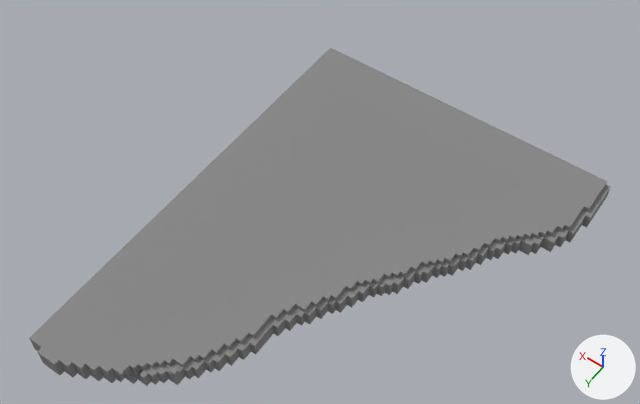
An edit to the OBJ model Assets/Models/Main Island/Main Island-20.obj, drawn before and after from the same camera.
Camera for both pictures: a camera (50 mm lens) standing at (-18.8, 55.4, 134.1) and looking at (37.0, -22.7, 11.3). Arrows for +X, +Y and +Z are at lower right; the lights stay in place. Where no turn or scale is listed for an object, it has been applied to the vertices. Vertices at the same position are counted once.

Before the edit, the objects in view are built like this:
```python
me_main_island_20 = bpy.data.meshes.new('Main Island-20')
me_main_island_20.from_pydata(...)  # 380 vertices, 756 faces; spans x -2.0..63.0, y -63.0..25.0, z 0.0..4.0
me_main_island_20.materials.append(mat_palette)  # picture img_main_island_20_png
ob_main_island_20 = bpy.data.objects.new('Main Island-20', me_main_island_20)
ob_main_island_20.location = (0.0, 0.0, 0.0)
```
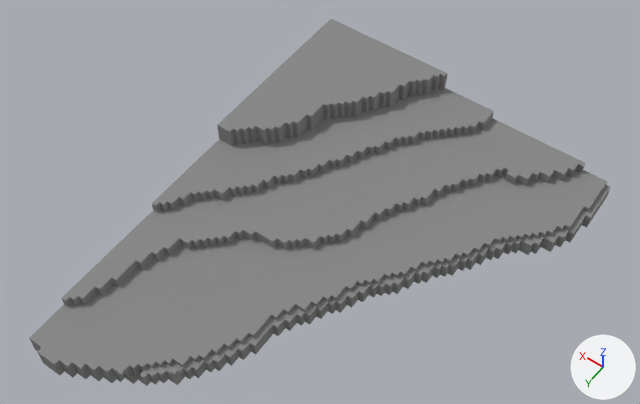
Pixel boxes (x1, y1, x2, y2) of what changed, in the pictures (640 x 404 px):
'Main Island-20', reshaped (9% taller)
    before: (29, 48, 611, 386)
    after: (29, 19, 611, 386)
part 1 of me_main_island_20, built on
    before: (62, 48, 591, 311)
    after: (62, 19, 591, 311)

Patch to the scene script:
```diff
--- a/Assets/Models/Main Island/Main Island-20.obj.py
+++ b/Assets/Models/Main Island/Main Island-20.obj.py
@@ me_main_island_20 @@
 # used by ob_main_island_20; location = (0.0, 0.0, 0.0)
-me_main_island_20.from_pydata(...)  # 380 vertices, 756 faces; spans x -2.0..63.0, y -63.0..25.0, z 0.0..4.0
+me_main_island_20.from_pydata(...)  # 830 vertices, 1656 faces; spans x -2.0..63.0, y -63.0..25.0, z 0.0..12.0
+# me_main_island_20 part 1: 1 vertex removed from x 63.0, y -63.0, z 4.0; 451 vertices added at x 4.0..63.0, y -63.0..16.0, z 4.0..12.0
 me_main_island_20.materials.append(mat_palette)
```
